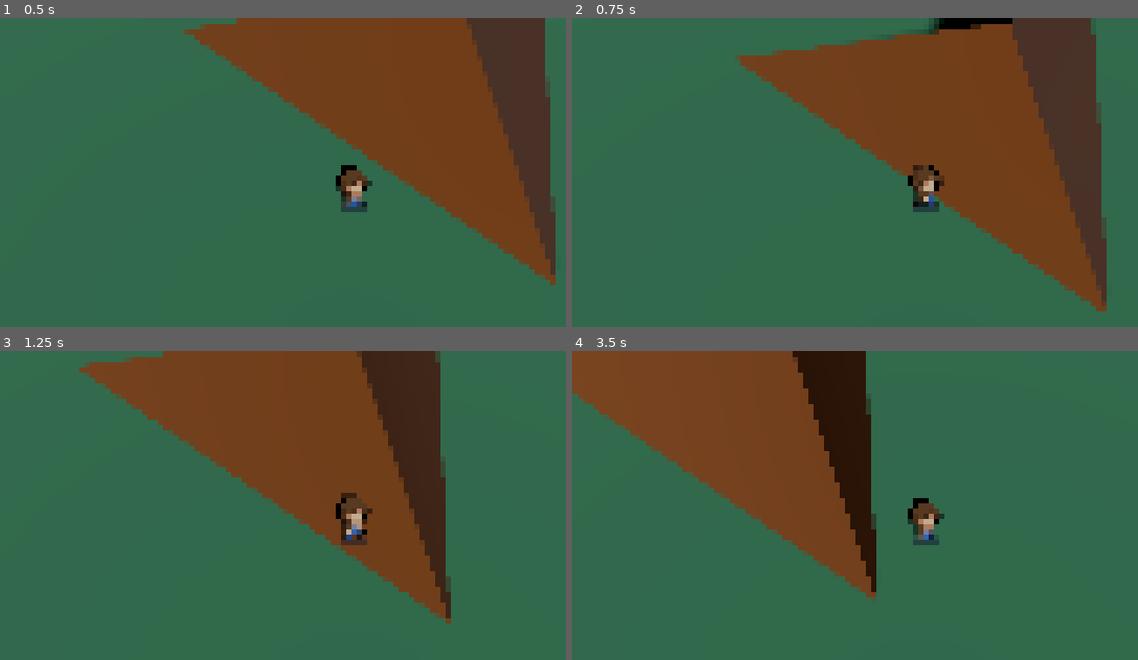
Above: before the commit, frames 1-4 (two rows, left to right).
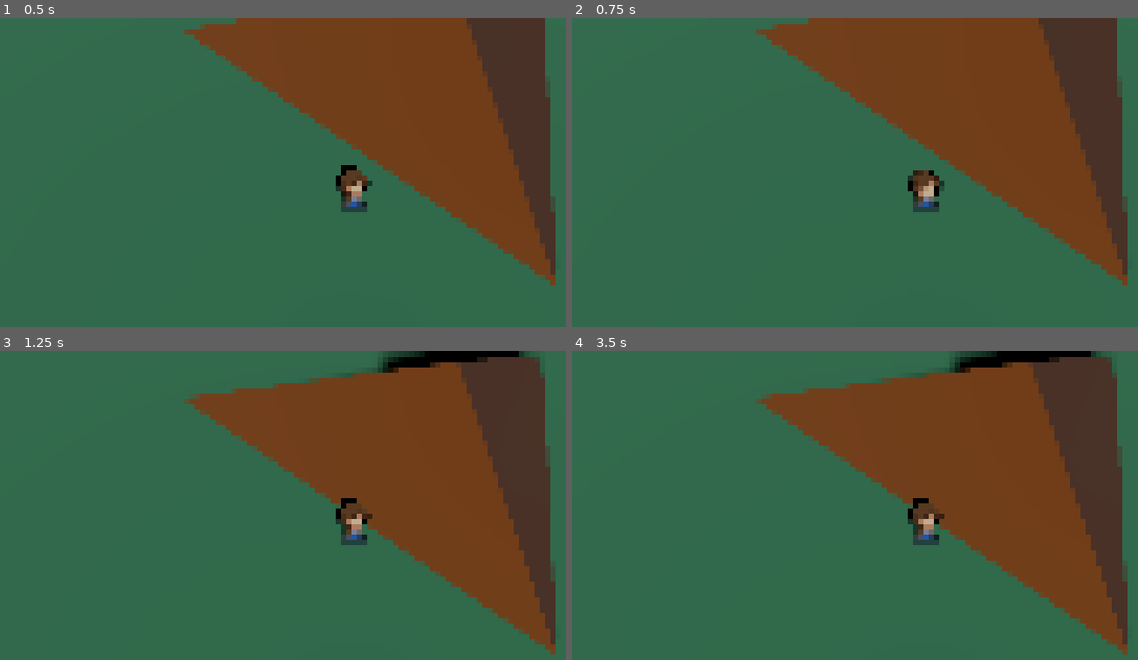
Above: after the commit, the same moments.

Repository: tahsin-s/PIxel-Perfect-3D
Game: Godot game, scene res://movement_test.tscn
Two runs of this game, one before a commit and one after it. Both use one fixed random seed, a clock stepped at 60 frames per second and the inputs below. The engine's default icon, where the game draws it, is replaced by a stand-in: a white triangle on a blue panel in a dark square.
Inputs:
- Up to frame 1 (0.5 s): no input
- Up to frame 2 (0.75 s): tap Enter (ui_accept) at 0.5, 0.6 s; hold Right (ui_right) from 0.53 s (still down)
- Up to frame 3 (1.25 s): keep holding Right (ui_right); tap K (jump, bound only after the commit) at 0.77, 0.8, 1.07 s
- Up to frame 4 (3.5 s): release Right (ui_right) at 1.28 s; hold Down (ui_down) 1.28-2.03 s; tap K (jump, bound only after the commit) at 1.35, 1.52, 1.82, 2.3, 3.02, 3.32 s; tap Enter (ui_accept) at 1.55, 2.1, 2.85 s; hold Right (ui_right) 2.03-2.78 s; hold Up (ui_up) from 2.78 s (still down)

Frame 1 is identical in both runs. In frame 2, 19% of the frame differs, in the area x 28-99%, y 0-95%; in frame 3, 35%; in frame 4, 53%, in the area x 0-99%, y 0-99%.

Commit message:
Add inputs for movement

Diff:
--- a/char scenes/player_body.gd
+++ b/char scenes/player_body.gd
@@ -33,12 +33,12 @@
 		velocity.y -= gravity * delta
 
 	# Handle Jump.
-	if Input.is_action_just_pressed("ui_accept") and is_on_floor():
+	if Input.is_action_just_pressed("jump") and is_on_floor():
 		velocity.y = JUMP_VELOCITY
 
 	# Get the input direction and handle the movement/deceleration.
 	# As good practice, you should replace UI actions with custom gameplay actions.
-	var input_dir = Input.get_vector("ui_left", "ui_right", "ui_up", "ui_down")
+	var input_dir = Input.get_vector("move_left", "move_right", "move_up", "move_down")
 	var direction = (transform.basis * Vector3(input_dir.x, 0, input_dir.y)).normalized()
 	velocity.x -= velocity.x * FRICTION * SPEED_SCALING.x * delta
 	velocity.z -= velocity.z * FRICTION * SPEED_SCALING.z * delta
--- a/project.godot
+++ b/project.godot
@@ -26,6 +26,34 @@
 window/size/borderless=true
 window/stretch/mode="viewport"
 
+[input]
+
+jump={
+"deadzone": 0.5,
+"events": [Object(InputEventKey,"resource_local_to_scene":false,"resource_name":"","device":-1,"window_id":0,"alt_pressed":false,"shift_pressed":false,"ctrl_pressed":false,"meta_pressed":false,"pressed":false,"keycode":0,"physical_keycode":75,"key_label":0,"unicode":107,"echo":false,"script":null)
+]
+}
+move_left={
+"deadzone": 0.5,
+"events": [Object(InputEventKey,"resource_local_to_scene":false,"resource_name":"","device":-1,"window_id":0,"alt_pressed":false,"shift_pressed":false,"ctrl_pressed":false,"meta_pressed":false,"pressed":false,"keycode":0,"physical_keycode":65,"key_label":0,"unicode":97,"echo":false,"script":null)
+]
+}
+move_right={
+"deadzone": 0.5,
+"events": [Object(InputEventKey,"resource_local_to_scene":false,"resource_name":"","device":-1,"window_id":0,"alt_pressed":false,"shift_pressed":false,"ctrl_pressed":false,"meta_pressed":false,"pressed":false,"keycode":0,"physical_keycode":68,"key_label":0,"unicode":100,"echo":false,"script":null)
+]
+}
+move_down={
+"deadzone": 0.5,
+"events": [Object(InputEventKey,"resource_local_to_scene":false,"resource_name":"","device":-1,"window_id":0,"alt_pressed":false,"shift_pressed":false,"ctrl_pressed":false,"meta_pressed":false,"pressed":false,"keycode":0,"physical_keycode":83,"key_label":0,"unicode":115,"echo":false,"script":null)
+]
+}
+move_up={
+"deadzone": 0.5,
+"events": [Object(InputEventKey,"resource_local_to_scene":false,"resource_name":"","device":-1,"window_id":0,"alt_pressed":false,"shift_pressed":false,"ctrl_pressed":false,"meta_pressed":false,"pressed":false,"keycode":0,"physical_keycode":87,"key_label":0,"unicode":119,"echo":false,"script":null)
+]
+}
+
 [rendering]
 
 renderer/rendering_method="gl_compatibility"
